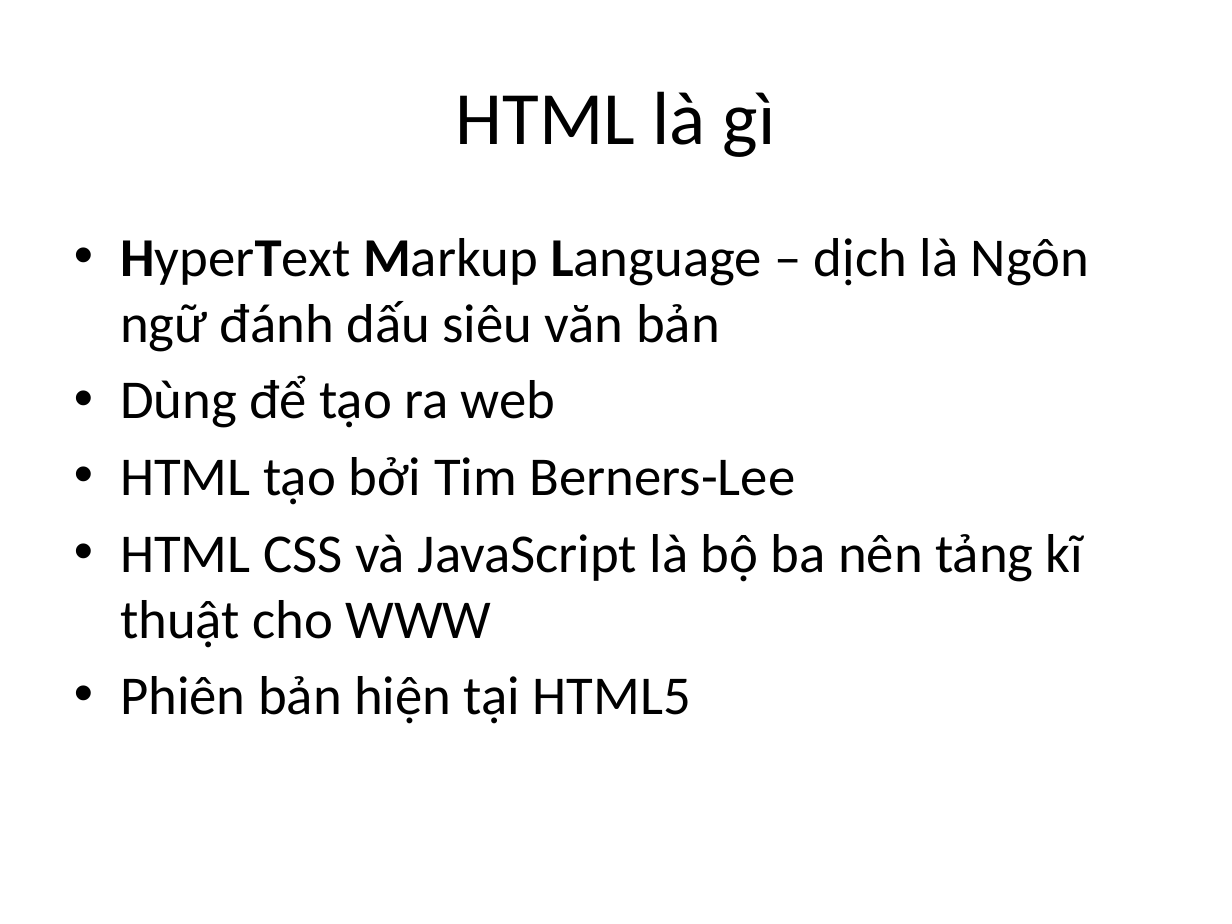
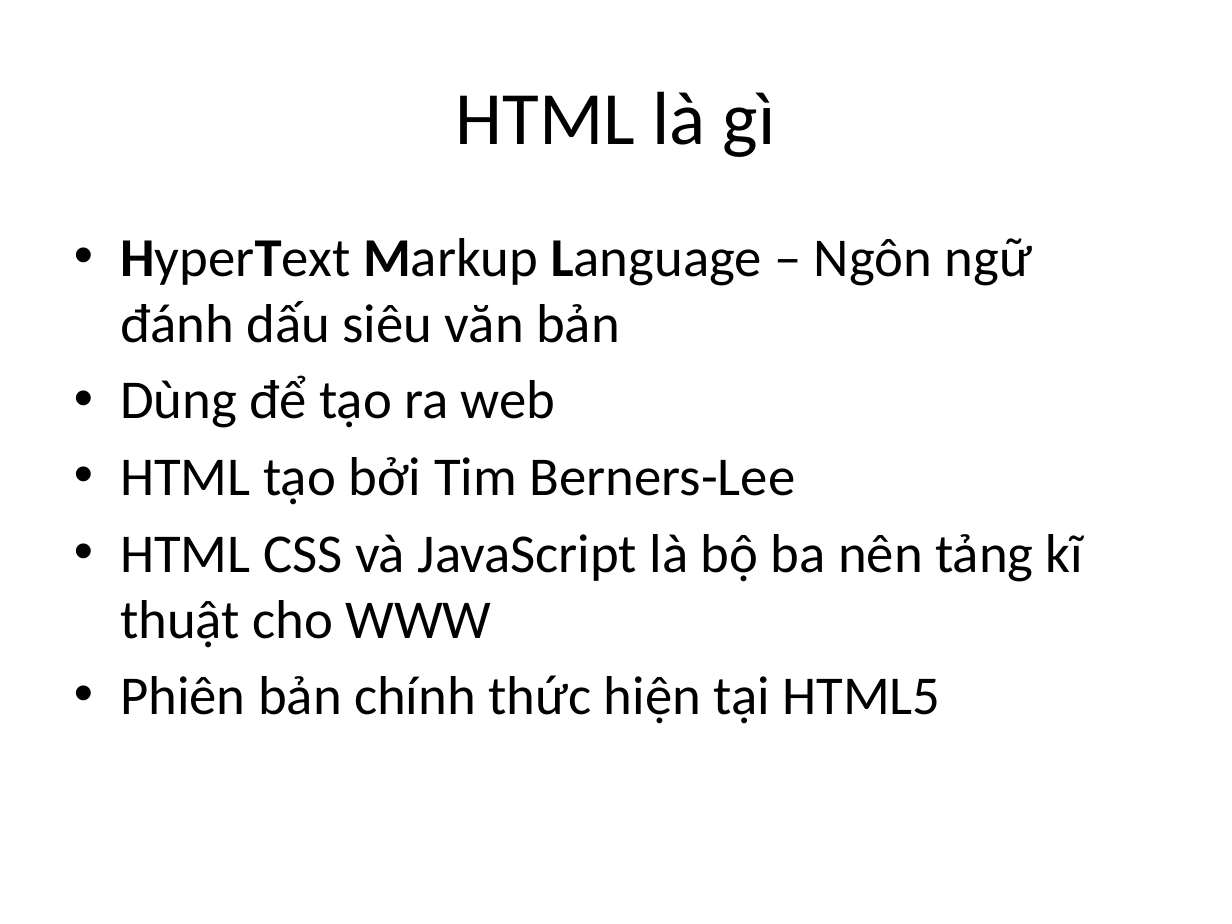
Before and after one commit to phithanh97cs/T3H, a slide deck: slide 2 of 1. Front-end/1. Kiến trúc web server - client(mục tiêu khóa học) và HTML CSS/2. Kiến thức cơ bản về HTML -CSS.pptx. Drawn at 1232x924 pixels with LibreOffice and Linux fonts; fonts in the diff are those of the drawing. Boxes give left, top, right and bottom in pixels: in the first picture for what was removed or moved away, otherwise in the second. Text is boxed around its words. In the diff, an @@ line names an element or a change of style, - is before the commit and + after.

Commit message:
add new

```diff
--- a/1. Front-end/1. Kiến trúc web server - client(mục tiêu khóa học) và HTML CSS/2. Kiến thức cơ bản về HTML -CSS.pptx
+++ b/1. Front-end/1. Kiến trúc web server - client(mục tiêu khóa học) và HTML CSS/2. Kiến thức cơ bản về HTML -CSS.pptx
@@ text at [120, 238, 1032, 343]: text changed @@
-• HyperText Markup Language – dịch là Ngôn ngữ đánh dấu siêu văn bản
+• HyperText Markup Language – Ngôn ngữ đánh dấu siêu văn bản
@@ text at [120, 675, 940, 724]: text changed @@
-• Phiên bản hiện tại HTML5
+• Phiên bản chính thức hiện tại HTML5
```
Also in this commit, not shown: 2 other slides changed, 4 slides added.
